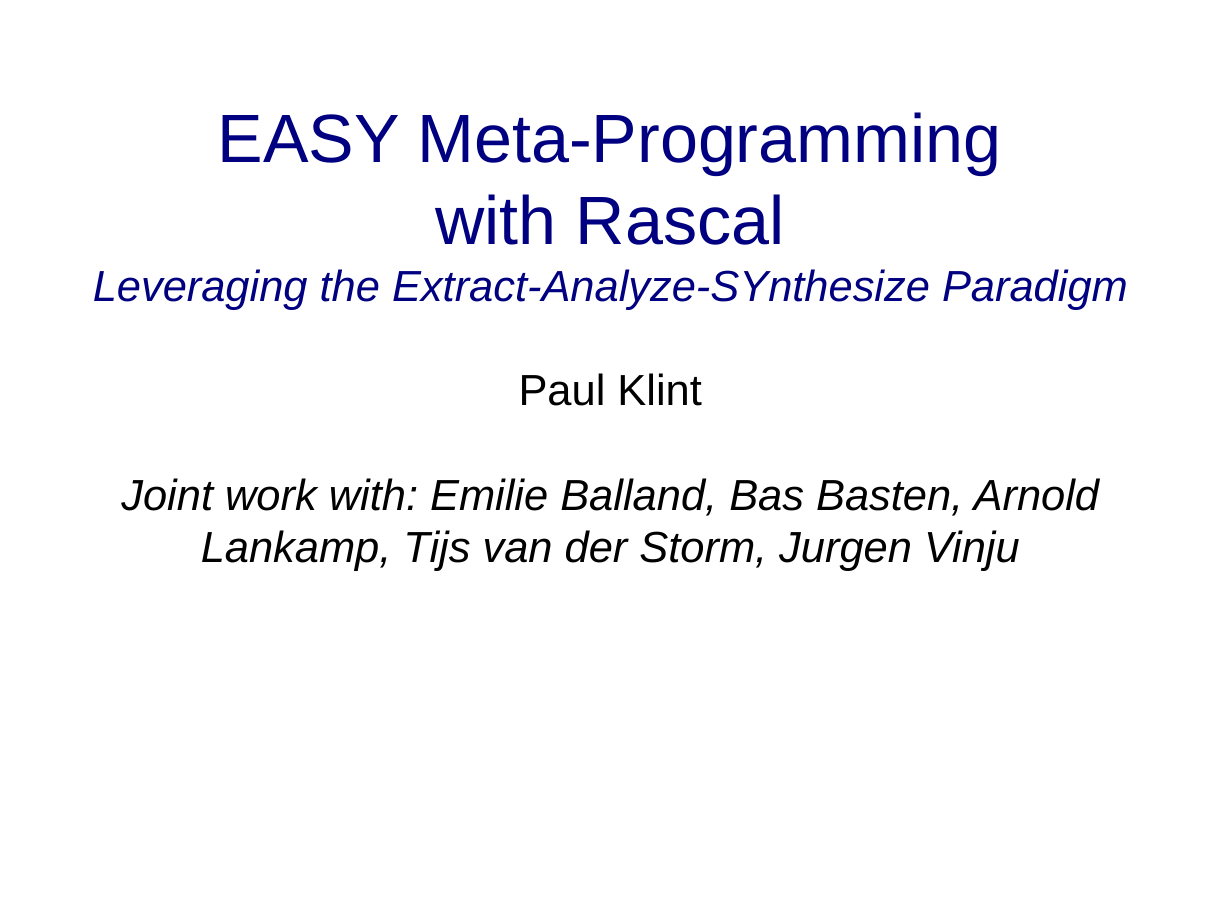
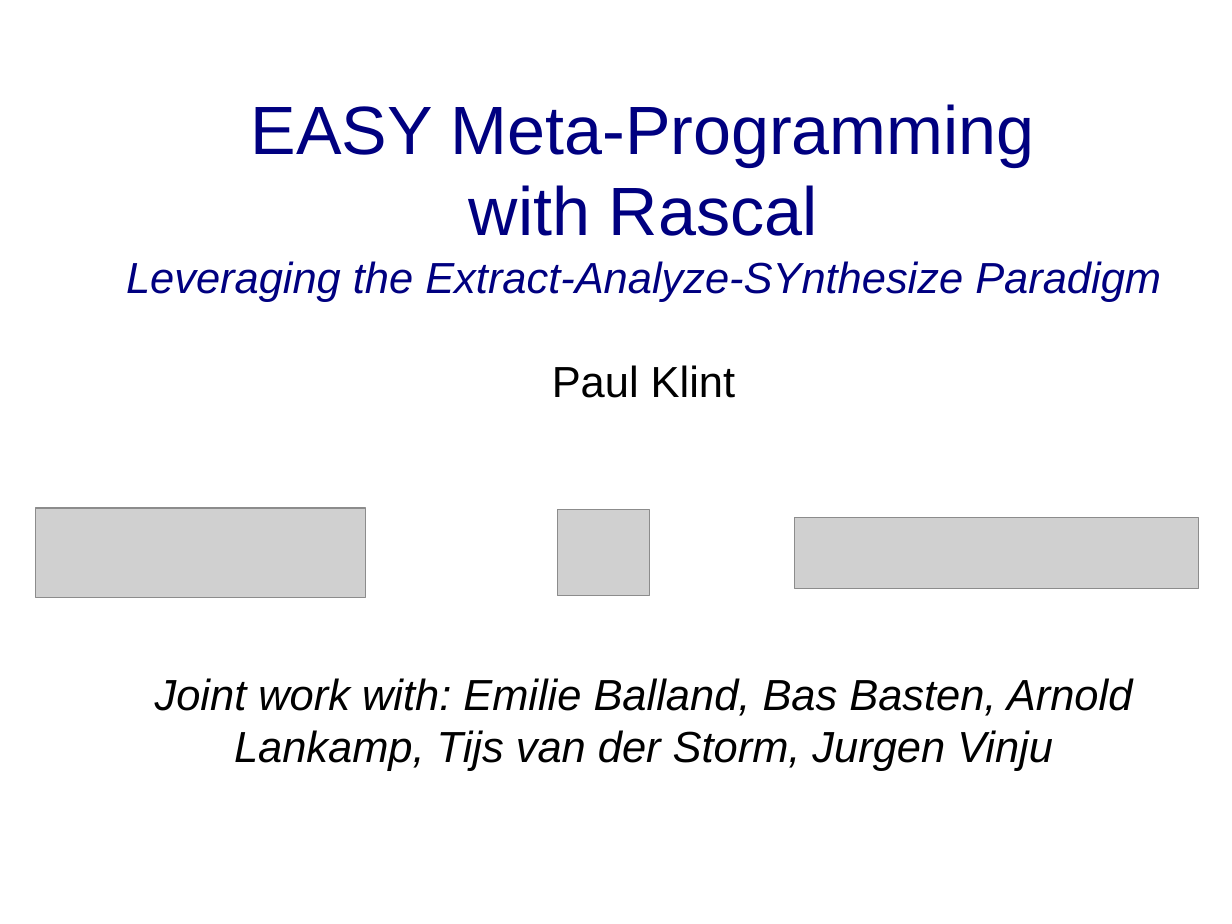
Before and after one commit to cwi-swat/meta-environment, a slide deck: slide 1 of meta-doc/analysis/rascal-slides/rascal-slides.odp. Drawn at 1232x924 pixels with LibreOffice and Linux fonts; fonts in the diff are those of the drawing; grey boxes stand for pictures; background and template pictures are left out. Boxes give left, top, right and bottom in pixels: in the first picture for what was removed or moved away, otherwise in the second. Text is boxed around its words. In the diff, an @@ line names an element or a change of style, - is before the commit and + after.

```diff
--- a/meta-doc/analysis/rascal-slides/rascal-slides.odp
+++ b/meta-doc/analysis/rascal-slides/rascal-slides.odp
@@ title "EASY Meta-Programming with Rascal Leveraging ..." rewrapped from bbox=[93, 112, 1128, 571] to bbox=[126, 104, 1161, 771] @@
@@ picture added at bbox=[36, 509, 366, 598] @@
@@ picture added at bbox=[558, 510, 650, 596] @@
@@ picture added at bbox=[795, 518, 1198, 588] @@
```
Also in this commit, not shown: 12 other slides changed, 8 slides added, 1 other file.
